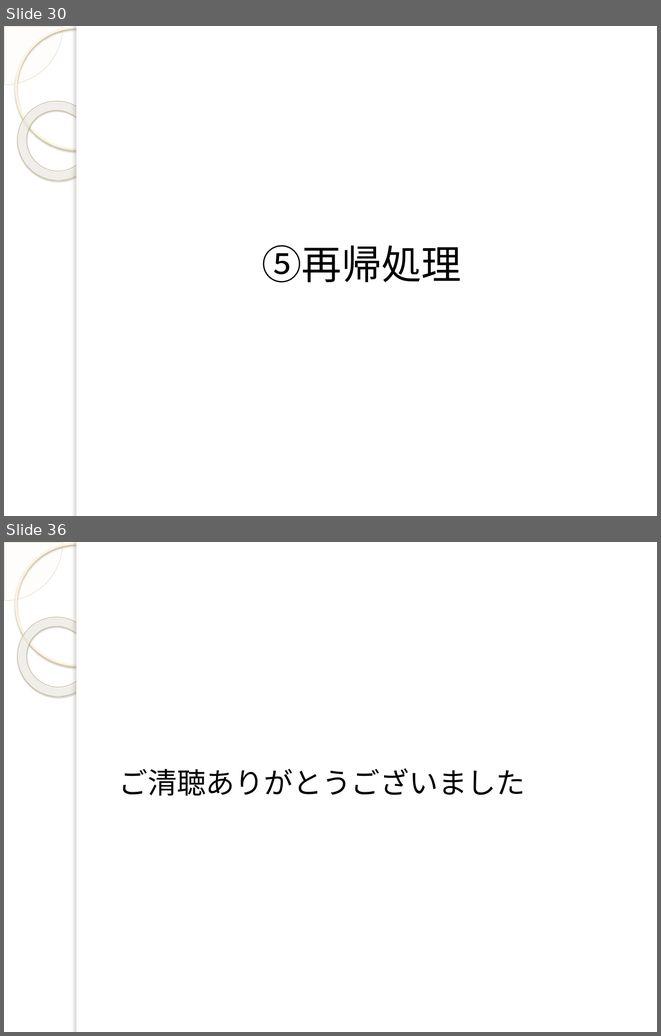
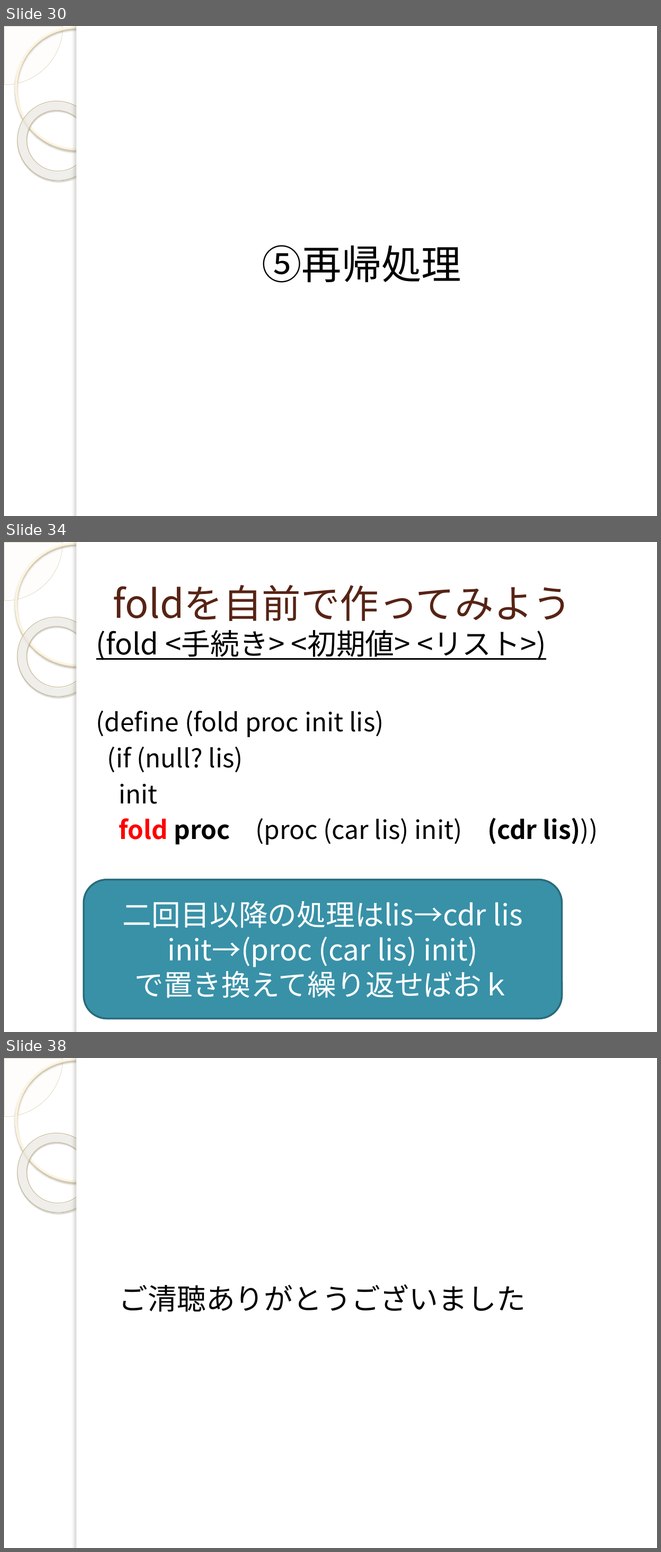
Before and after one commit to yuridonus/FEstudy, a slide deck: scheme.pptx. Shown one above the other, each under a label of ours: slides 30 and 36 before the commit, slides 30, 34 and 38 after it; the slides between them are not shown. The pictures are 661x1036 and 661x1552 pixels, drawn with LibreOffice and Linux fonts; fonts in the diff are those of the drawing; background and template pictures are left out. Boxes give left, top, right and bottom in pixels: in the first picture for what was removed or moved away, otherwise in the second. Text is boxed around its words. In the diff, an @@ line names an element or a change of style, - is before the commit and + after.

```diff
--- a/scheme.pptx
+++ b/scheme.pptx
@@ slide 34 added at bbox=[4, 542, 657, 1032], background picture (left out); not listed: 5 template elements that a slide beside it also shows @@
@@ title added at bbox=[113, 585, 572, 621], 43 pt, text #572314 @@
+foldを自前で作ってみよう
@@ text added at bbox=[96, 630, 598, 845], 28 pt, text #000000 @@
+(fold <手続き> <初期値> <リスト>)
+(define (fold proc init lis)
+(if (null? lis)
+init
+fold proc (proc (car lis) init) (cdr lis)))
@@ rounded rectangle added at bbox=[84, 880, 562, 1018], fill #3891A7, outline #296B7C 2 pt, 32 pt, text #FFFFFF @@
+二回目以降の処理はlis→cdr lis
+init→(proc (car lis) init)
+で置き換えて繰り返せばおｋ
@@ what was slide 36 is now slide 38 @@
```
Also in this commit, not shown: 4 slides changed, 2 other slides added, 1 slide removed.
